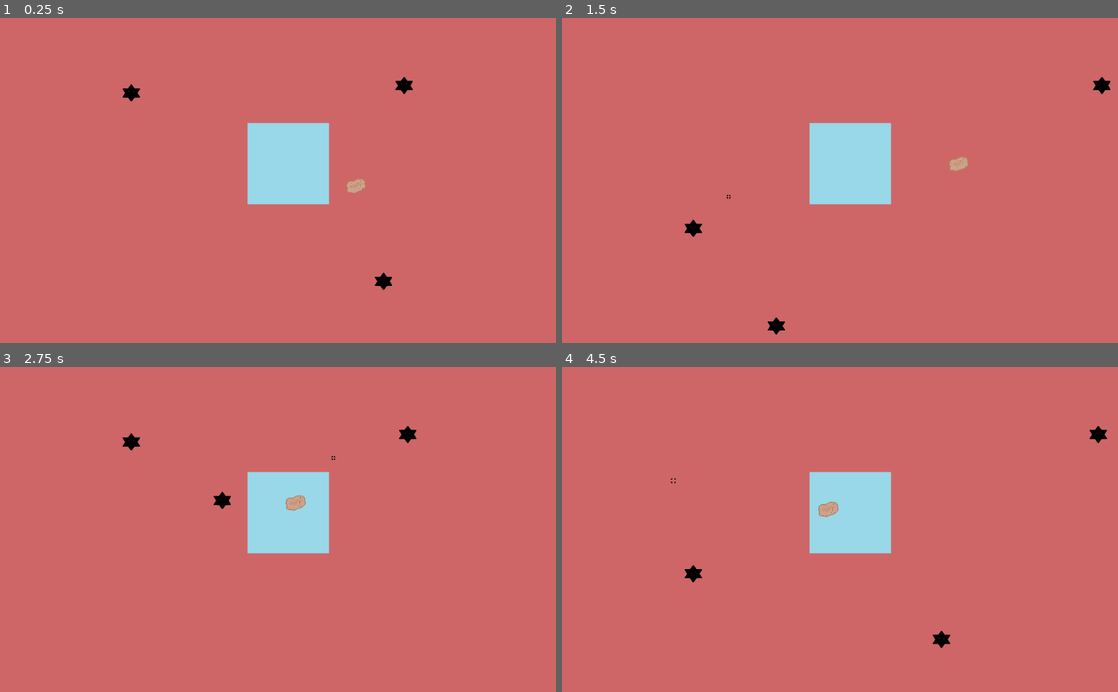
Above: before the commit, frames 1-4 (two rows, left to right).
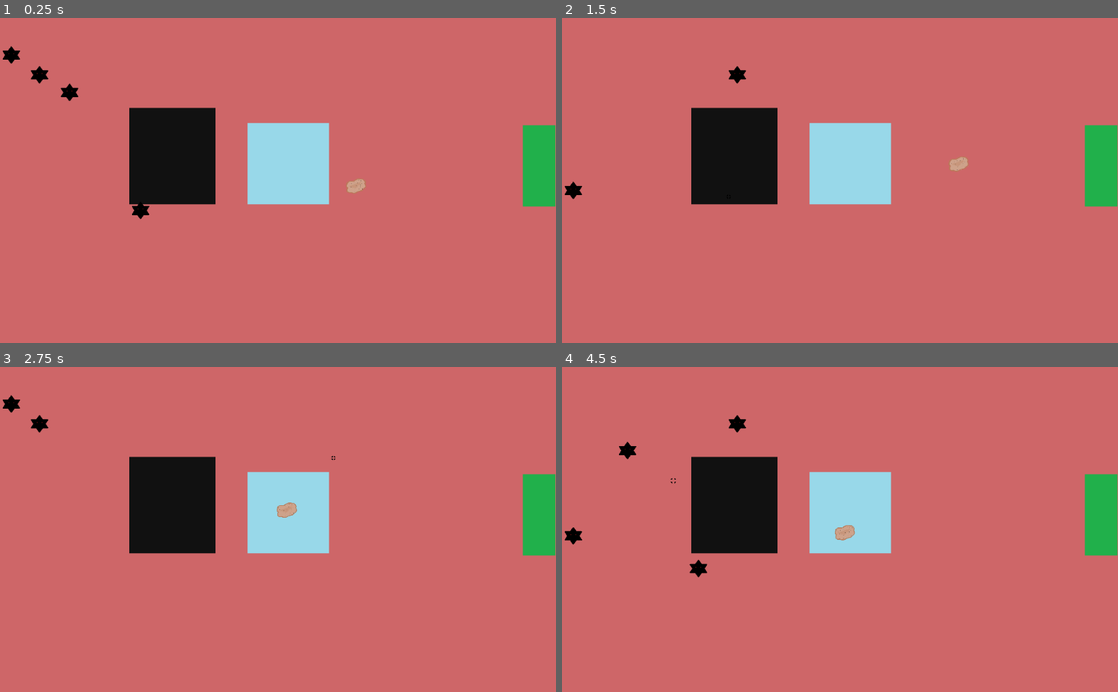
Above: after the commit, the same moments.

Repository: truongaaron/IB2D
Game: Godot game, scene res://Main.tscn
The game is run twice, just before and just after one commit, with the same random seed, the same clock (stepped at 60 frames per second) and the same inputs.
Inputs (mouse positions are in pixels of both pictures, inside the frame that each line leads up to):
- Up to frame 1 (0.25 s): no input
- Up to frame 2 (1.5 s): move the mouse to (962, 164) at 0.52 s; click (962, 164) at 0.6 s; move the mouse to (728, 196) at 1.27 s; click (728, 196) at 1.35 s
- Up to frame 3 (2.75 s): move the mouse to (333, 458) at 2.02 s; click (333, 458) at 2.1 s
- Up to frame 4 (4.5 s): move the mouse to (812, 594) at 2.77 s; click (812, 594) at 2.85 s; move the mouse to (1006, 578) at 3.52 s; click (1006, 578) at 3.6 s; move the mouse to (673, 480) at 4.27 s; click (673, 480) at 4.35 s

The runs differ from the first frame. In frame 1, 6.9% of the frame differs, in the area x 0-100%, y 8-84%; in frame 2, 6.7%; in frame 3, 6.9%; in frame 4, 7.1%, in the area x 0-100%, y 14-87%.

Commit message:
added checkpoint and oil floor, changed enemy collision behavior

Diff:
--- a/IceBaneling2D/Enemy.tscn
+++ b/IceBaneling2D/Enemy.tscn
@@ -2,7 +2,6 @@
 
 [ext_resource path="res://EnemyUpDown.gd" type="Script" id=1]
 [ext_resource path="res://Enemy.png" type="Texture" id=2]
-
 
 [sub_resource type="SpriteFrames" id=1]
 animations = [ {
--- /dev/null
+++ b/IceBaneling2D/EnemyArea2D.gd
@@ -0,0 +1,24 @@
+extends Area2D
+
+#export var speed = 3
+export var width = 200
+export var height = 200
+export var frequency = 0.5
+var initial_x = 0
+var initial_y = 0
+var timeCounter = 0
+
+func _ready():
+	initial_x = position.x
+	initial_y = position.y
+
+func _process(delta):
+
+	timeCounter += (delta*3) # Speed is hardcoded here
+							 # I Don't know why the global speed variable doesn't work
+
+	var x =cos(frequency*timeCounter)
+	var y = sin(frequency*timeCounter)
+
+	position.x = initial_x+ (x * width)
+	position.y = initial_y+(y * height)
--- /dev/null
+++ b/IceBaneling2D/EnemyArea2D.tscn
@@ -0,0 +1,16 @@
+[gd_scene load_steps=3 format=2]
+
+[ext_resource path="res://Enemy.png" type="Texture" id=1]
+
+[sub_resource type="CircleShape2D" id=1]
+radius = 31.4376
+
+[node name="Enemy" type="Area2D"]
+scale = Vector2( 0.5, 0.5 )
+
+[node name="Enemy" type="Sprite" parent="."]
+position = Vector2( -0.203934, -0.236664 )
+texture = ExtResource( 1 )
+
+[node name="CollisionShape2D" type="CollisionShape2D" parent="."]
+shape = SubResource( 1 )
--- a/IceBaneling2D/Main.tscn
+++ b/IceBaneling2D/Main.tscn
@@ -1,13 +1,17 @@
-[gd_scene load_steps=11 format=2]
+[gd_scene load_steps=15 format=2]
 
 [ext_resource path="res://Main.gd" type="Script" id=1]
 [ext_resource path="res://background.png" type="Texture" id=2]
-[ext_resource path="res://icy surface.png" type="Texture" id=3]
-[ext_resource path="res://Player.gd" type="Script" id=4]
-[ext_resource path="res://potato.png" type="Texture" id=5]
-[ext_resource path="res://Enemy.tscn" type="PackedScene" id=6]
-[ext_resource path="res://EnemySideToSide.gd" type="Script" id=7]
-[ext_resource path="res://EnemyCircle.gd" type="Script" id=8]
+[ext_resource path="res://oily_floor.tscn" type="PackedScene" id=3]
+[ext_resource path="res://icy surface.png" type="Texture" id=4]
+[ext_resource path="res://Enemy.tscn" type="PackedScene" id=5]
+[ext_resource path="res://EnemySideToSide.gd" type="Script" id=6]
+[ext_resource path="res://EnemyCircle.gd" type="Script" id=7]
+[ext_resource path="res://EnemyArea2D.tscn" type="PackedScene" id=8]
+[ext_resource path="res://EnemyArea2D.gd" type="Script" id=9]
+[ext_resource path="res://checkpoint.tscn" type="PackedScene" id=10]
+[ext_resource path="res://Player.gd" type="Script" id=11]
+[ext_resource path="res://potato.png" type="Texture" id=12]
 
 [sub_resource type="RectangleShape2D" id=1]
 extents = Vector2( 74.5262, 74.5263 )
@@ -21,9 +25,13 @@
 script = ExtResource( 1 )
 
 [node name="background" type="Sprite" parent="."]
-position = Vector2( 530.7, 267.969 )
+position = Vector2( 531.928, 267.969 )
 scale = Vector2( 7.46472, 4.33469 )
 texture = ExtResource( 2 )
+
+[node name="OilyFloor" parent="." instance=ExtResource( 3 )]
+position = Vector2( 317.176, 255.144 )
+scale = Vector2( 2, 2 )
 
 [node name="IceFloor" type="Area2D" parent="."]
 position = Vector2( 531.572, 268.683 )
@@ -31,37 +39,50 @@
 [node name="icy surface" type="Sprite" parent="IceFloor"]
 position = Vector2( -0.210571, 0.210541 )
 scale = Vector2( 0.5, 0.5 )
-texture = ExtResource( 3 )
+texture = ExtResource( 4 )
 
 [node name="CollisionShape2D" type="CollisionShape2D" parent="IceFloor"]
 shape = SubResource( 1 )
+
+[node name="Enemy" parent="." instance=ExtResource( 5 )]
+position = Vector2( 20.8218, 18.4328 )
+
+[node name="Enemy2" parent="." instance=ExtResource( 5 )]
+position = Vector2( 22.7863, 104.927 )
+script = ExtResource( 6 )
+
+[node name="Enemy3" parent="." instance=ExtResource( 5 )]
+position = Vector2( -57.9565, 64.2199 )
+script = ExtResource( 7 )
+
+[node name="Enemy4" parent="." instance=ExtResource( 8 )]
+position = Vector2( 72.8562, 282.154 )
+script = ExtResource( 9 )
+
+[node name="checkpoint" parent="." instance=ExtResource( 10 )]
+position = Vector2( 992.434, 273.56 )
+scale = Vector2( 0.2, 0.5 )
 
 [node name="Potato" type="KinematicBody2D" parent="."]
 light_mask = 4
 position = Vector2( 656.355, 310.134 )
 scale = Vector2( 0.7, 0.7 )
-script = ExtResource( 4 )
+script = ExtResource( 11 )
 default_friction = 0.1
+ice_friction = 0.001
+oil_friction = 0.001
 
 [node name="potato" type="Sprite" parent="Potato"]
 position = Vector2( 0.271088, -0.318214 )
 scale = Vector2( 0.7, 0.7 )
-texture = ExtResource( 5 )
+texture = ExtResource( 12 )
 
 [node name="CollisionShape2D" type="CollisionShape2D" parent="Potato"]
 position = Vector2( -0.348267, -0.167419 )
 scale = Vector2( 0.7, 0.7 )
 shape = SubResource( 2 )
-
-[node name="Enemy" parent="." instance=ExtResource( 6 )]
-position = Vector2( 241.815, 88.414 )
-
-[node name="Enemy2" parent="." instance=ExtResource( 6 )]
-position = Vector2( 694.36, 124.571 )
-script = ExtResource( 7 )
-
-[node name="Enemy3" parent="." instance=ExtResource( 6 )]
-position = Vector2( 520.309, 412.898 )
-script = ExtResource( 8 )
+[connection signal="body_entered" from="OilyFloor" to="Potato" method="_on_OilyFloor_body_entered"]
+[connection signal="body_exited" from="OilyFloor" to="Potato" method="_on_OilyFloor_body_exited"]
 [connection signal="body_entered" from="IceFloor" to="Potato" method="_on_IceFloor_body_entered"]
 [connection signal="body_exited" from="IceFloor" to="Potato" method="_on_IceFloor_body_exited"]
+[connection signal="body_entered" from="Enemy4" to="Potato" method="_on_Enemy4_body_entered"]
--- a/IceBaneling2D/Player.gd
+++ b/IceBaneling2D/Player.gd
@@ -8,6 +8,7 @@
 
 export var default_friction = 0.5
 export var ice_friction = 0.01
+export var oil_friction = .0001
 
 var destination = Vector2()
 var on_ice_destination = Vector2()
@@ -15,6 +16,9 @@
 var gap = Vector2()
 export var speed = 200
 var on_ice = false
+var on_oil = false
+
+var checkpoint = preload("res://checkpoint.gd")
 
 func _ready():
 	destination = Vector2(position.x, position.y)
@@ -53,10 +57,13 @@
 		var friction = default_friction
 		if on_ice:
 			friction = ice_friction
+		elif on_oil:
+			friction = oil_friction
 
 		velocity = friction*desired_velocity + (1-friction)*velocity
 
 		move_and_slide(velocity)
+
 
 
 func update():
@@ -89,9 +96,24 @@
 
 func _on_IceFloor_body_entered(body):
 	if body.name == "Potato":
+		speed = 180
 		on_ice = true
 
 func _on_IceFloor_body_exited(body):
 	if body.name == "Potato":
 		speed = 150
 		on_ice = false
+
+func _on_OilyFloor_body_entered(body):
+	if body.name == "Potato":
+		speed = 300
+		on_oil = true
+
+func _on_OilyFloor_body_exited(body):
+	if body.name == "Potato":
+		speed = 150
+		on_oil = false
+
+func _on_Enemy4_body_entered(body):
+	if body.name == "Potato":
+		self.queue_free()
--- /dev/null
+++ b/IceBaneling2D/checkpoint.gd
@@ -0,0 +1,16 @@
+extends Area2D
+
+var startPosition = Vector2()
+
+func _ready():
+	startPosition.x = position.x
+	startPosition.y = position.y
+
+func _process(delta):
+	pass
+
+func _on_Area2D_body_entered(body):
+	if body.name == "Potato":
+		startPosition.x = position.x
+		startPosition.y = position.y
+		print(startPosition)
--- /dev/null
+++ b/IceBaneling2D/checkpoint.tscn
@@ -0,0 +1,18 @@
+[gd_scene load_steps=4 format=2]
+
+[ext_resource path="res://checkpoint.gd" type="Script" id=1]
+[ext_resource path="res://checkpoint.png" type="Texture" id=2]
+
+[sub_resource type="RectangleShape2D" id=1]
+extents = Vector2( 148.954, 150.122 )
+
+[node name="Area2D" type="Area2D"]
+script = ExtResource( 1 )
+
+[node name="checkpoint" type="Sprite" parent="."]
+position = Vector2( 0.419556, -0.226006 )
+texture = ExtResource( 2 )
+
+[node name="CollisionShape2D" type="CollisionShape2D" parent="."]
+shape = SubResource( 1 )
+[connection signal="body_entered" from="." to="." method="_on_Area2D_body_entered"]
--- /dev/null
+++ b/IceBaneling2D/oily_floor.tscn
@@ -0,0 +1,18 @@
+[gd_scene load_steps=3 format=2]
+
+[ext_resource path="res://oil.png" type="Texture" id=1]
+
+[sub_resource type="RectangleShape2D" id=1]
+extents = Vector2( 40, 45 )
+
+[node name="OilyFloor" type="Area2D"]
+position = Vector2( 386.038, 212.913 )
+
+[node name="Sprite" type="Sprite" parent="."]
+position = Vector2( 0.26439, -0.106652 )
+scale = Vector2( 0.0413459, 0.102691 )
+texture = ExtResource( 1 )
+
+[node name="CollisionShape2D" type="CollisionShape2D" parent="."]
+position = Vector2( 0.336578, 0 )
+shape = SubResource( 1 )
Binary file added: IceBaneling2D/checkpoint.png
Not shown, added: IceBaneling2D/checkpoint.png.import
Not shown: 2 places in IceBaneling2D/ice_floor.tscn that only renumber resources
Binary file added: IceBaneling2D/oil.png
Not shown, added: IceBaneling2D/oil.png.import
